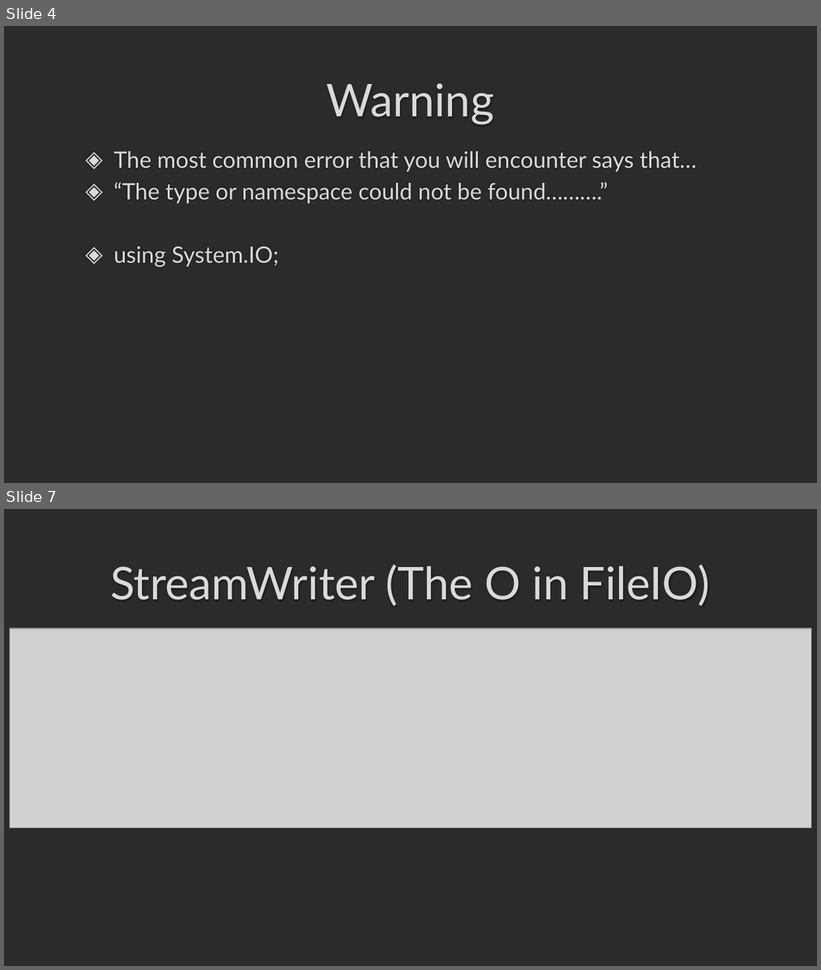
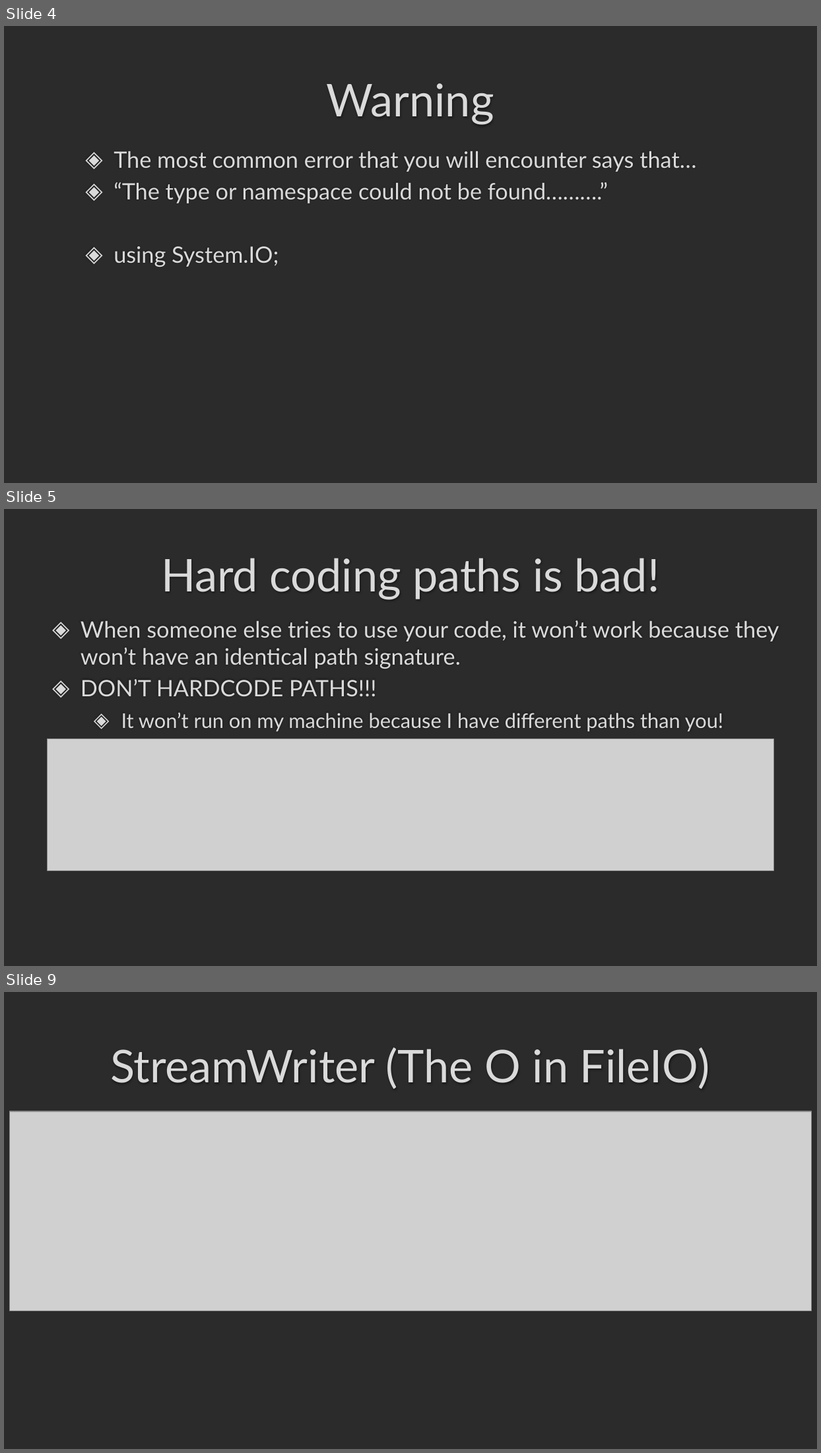
Before and after one commit to darrare/CS-3020, a slide deck: Documents/Powerpoints/3.0 FileIO.pptx. Shown one above the other, each under a label of ours: slides 4 and 7 before the commit, slides 4, 5 and 9 after it; the slides between them are not shown. The pictures are 821x970 and 821x1453 pixels, drawn with LibreOffice and Linux fonts; fonts in the diff are those of the drawing; grey boxes stand for pictures; background and template pictures are left out; a plain dark background stands for a picture behind light text. Boxes give left, top, right and bottom in pixels: in the first picture for what was removed or moved away, otherwise in the second. Text is boxed around its words. In the diff, an @@ line names an element or a change of style, - is before the commit and + after.

```diff
--- a/Documents/Powerpoints/3.0 FileIO.pptx
+++ b/Documents/Powerpoints/3.0 FileIO.pptx
@@ slide 5 added at (x1=4, y1=509, x2=817, y2=966), background picture (left out) @@
@@ title added at (x1=161, y1=558, x2=660, y2=600), 40 pt, text #DADADA @@
+Hard coding paths is bad!
@@ text added at (x1=81, y1=621, x2=780, y2=732), 20 pt, text #DADADA @@
+◈ When someone else tries to use your code, it won’t work because they won’t have an identical path signature.
+◈ DON’T HARDCODE PATHS!!!
+  ◈ It won’t run on my machine because I have different paths than you!
@@ picture added at (x1=47, y1=739, x2=774, y2=871) @@
@@ what was slide 7 is now slide 9 @@
```
Also in this commit, not shown: 1 slide changed, 3 other slides added, 1 slide removed, 5 other files.
